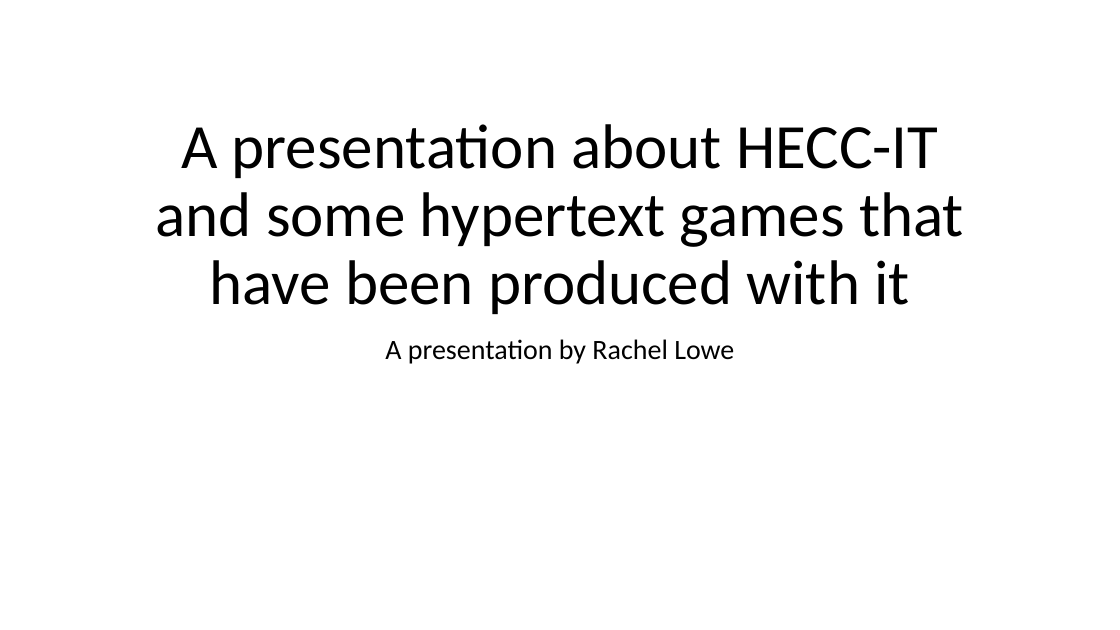
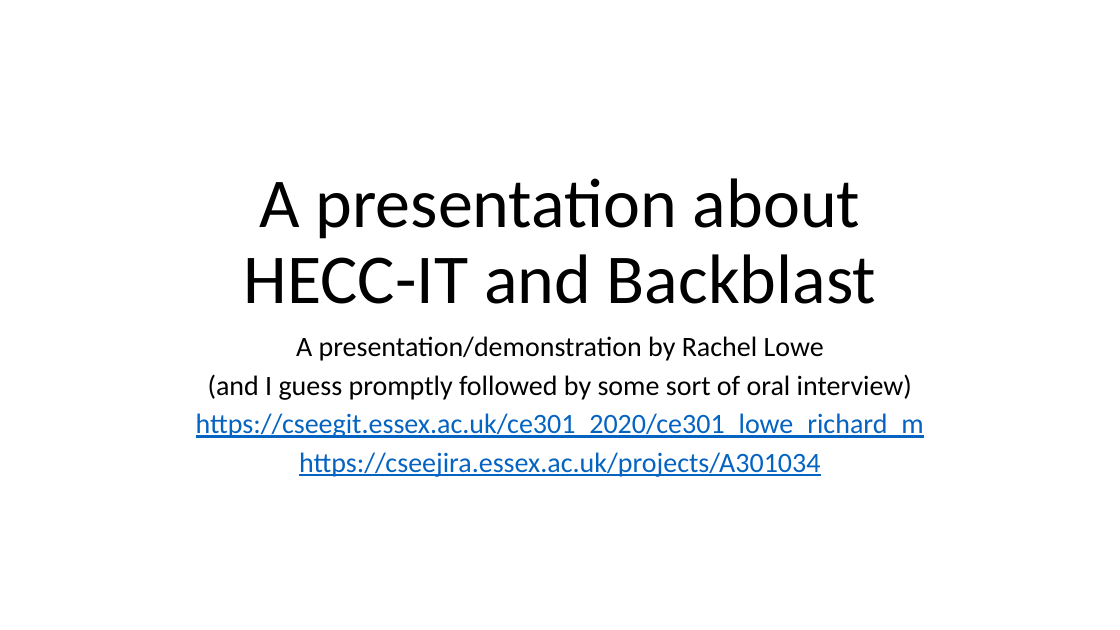
Before and after one commit to 11BelowStudio/HECC-IT, a slide deck: slide 1 of Reports n such/PDO presentation.pptx. Drawn at 1120x630 pixels with LibreOffice and Linux fonts; fonts in the diff are those of the drawing. Boxes give left, top, right and bottom in pixels: in the first picture for what was removed or moved away, otherwise in the second. Text is boxed around its words. In the diff, an @@ line names an element or a change of style, - is before the commit and + after.

Commit message:
Finished writing the presentation itself. Time to prepare the demonstration .hecc files.

```diff
--- a/Reports n such/PDO presentation.pptx
+++ b/Reports n such/PDO presentation.pptx
@@ title at box(243, 178, 876, 304): text changed; size 54 to 60 pt @@
-A presentation about HECC-IT and some hypertext games that have been produced with it
+A presentation about
+HECC-IT and Backblast
@@ subtitle at box(196, 336, 924, 477): text changed; text colour #000000 to #0563C1 @@
-A presentation by Rachel Lowe
+A presentation/demonstration by Rachel Lowe
+(and I guess promptly followed by some sort of oral interview)
+https://cseegit.essex.ac.uk/ce301_2020/ce301_lowe_richard_m
+https://cseejira.essex.ac.uk/projects/A301034
```
Also in this commit, not shown: 5 other slides changed, 12 slides added, 7 other files.
